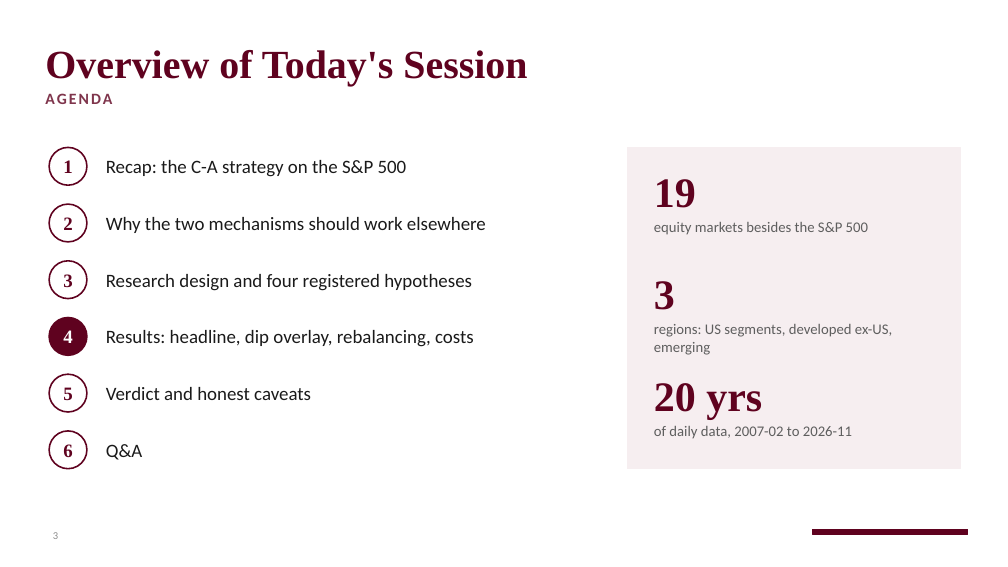
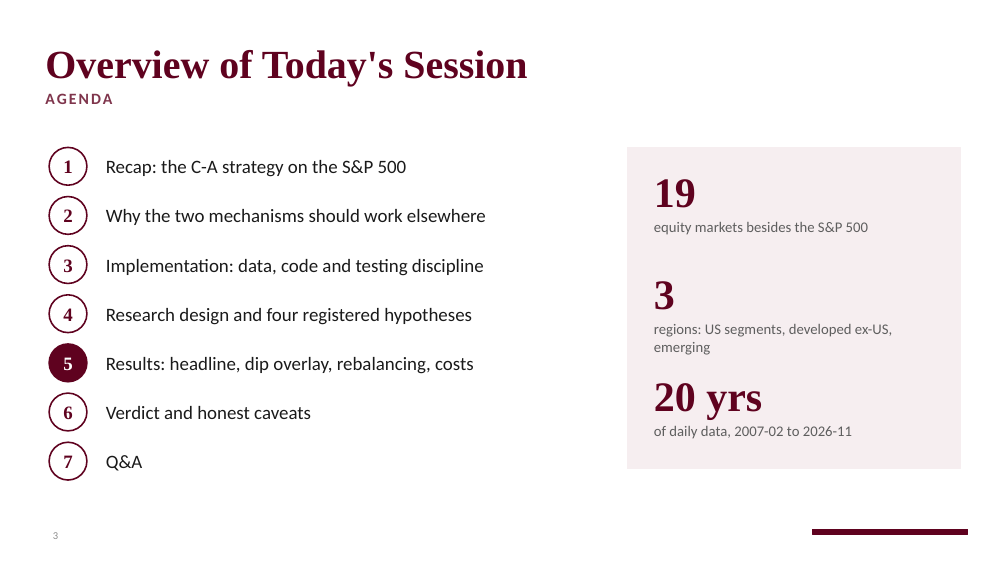
Before and after one commit to RobinHumberg/regime-diversified-mean-reversion, a slide deck: slide 3 of presentation/regime_mr_other_markets.pptx. Drawn at 1008x567 pixels with LibreOffice and Linux fonts; fonts in the diff are those of the drawing; background and template pictures are left out. Boxes give left, top, right and bottom in pixels: in the first picture for what was removed or moved away, otherwise in the second. Text is boxed around its words. In the diff, an @@ line names an element or a change of style, - is before the commit and + after.

```diff
--- a/presentation/regime_mr_other_markets.pptx
+++ b/presentation/regime_mr_other_markets.pptx
@@ text "2": place and size @@
-text "2" at box(63, 217, 72, 230)
+text "2" at box(63, 209, 72, 222)
@@ ellipse: place and size @@
-ellipse at box(49, 204, 87, 242)
+ellipse at box(49, 197, 87, 234)
@@ text "Why the two mechanisms should ...": place and size @@
-text "Why the two mechanisms should ..." at box(106, 217, 486, 233)
+text "Why the two mechanisms should ..." at box(106, 209, 486, 225)
@@ text "3": place and size @@
-text "3" at box(63, 274, 72, 288)
+text "3" at box(63, 259, 72, 273)
@@ ellipse: place and size @@
-ellipse at box(49, 261, 87, 299)
+ellipse at box(49, 246, 87, 284)
@@ text added at box(106, 259, 484, 276), 18 pt, text #1A1A1A @@
+Implementation: data, code and testing discipline
@@ text "4": place and size @@
-text "4" at box(63, 330, 72, 343)
+text "4" at box(63, 308, 72, 321)
@@ text "4" at box(63, 308, 72, 321): text colour #FFFFFF to #5F021F @@
@@ ellipse added at box(49, 295, 87, 333), fill #FFFFFF, outline #5F021F 1.5 pt @@
@@ text "Research design and four registered ...": place and size @@
-text "Research design and four registered ..." at box(106, 274, 472, 291)
+text "Research design and four registered ..." at box(106, 308, 472, 325)
@@ text "5": place and size @@
-text "5" at box(63, 387, 72, 401)
+text "5" at box(63, 357, 72, 371)
@@ text "5" at box(63, 357, 72, 371): text colour #5F021F to #FFFFFF @@
@@ ellipse: place and size @@
-ellipse at box(49, 318, 87, 355)
+ellipse at box(49, 344, 87, 382)
@@ text "Results: headline, dip overlay, rebalancing, ...": place and size @@
-text "Results: headline, dip overlay, rebalancing, ..." at box(106, 330, 474, 347)
+text "Results: headline, dip overlay, rebalancing, ..." at box(106, 357, 474, 374)
@@ text "6": place and size @@
-text "6" at box(63, 444, 72, 457)
+text "6" at box(63, 406, 72, 419)
@@ ellipse: place and size @@
-ellipse at box(49, 374, 87, 412)
+ellipse at box(49, 393, 87, 431)
@@ text "Verdict and honest caveats": place and size @@
-text "Verdict and honest caveats" at box(106, 387, 311, 400)
+text "Verdict and honest caveats" at box(106, 406, 311, 419)
@@ ellipse: place and size @@
-ellipse at box(49, 431, 87, 469)
+ellipse at box(49, 442, 87, 480)
@@ text "Q&A": place and size @@
-text "Q&A" at box(106, 444, 143, 460)
+text "Q&A" at box(106, 455, 143, 471)
@@ text added at box(63, 455, 72, 468), 18 pt, text #5F021F, bold @@
+7
```
Also in this commit, not shown: 6 other slides changed, 6 slides added, 2 other files.
